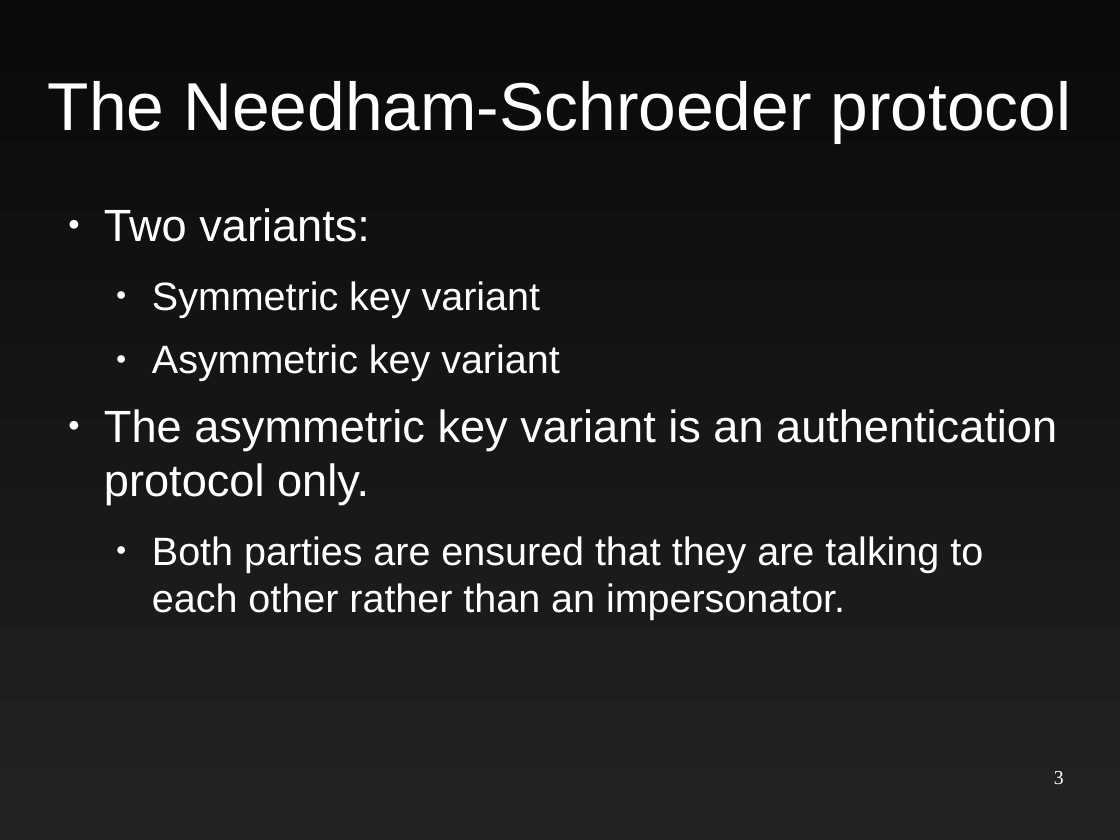
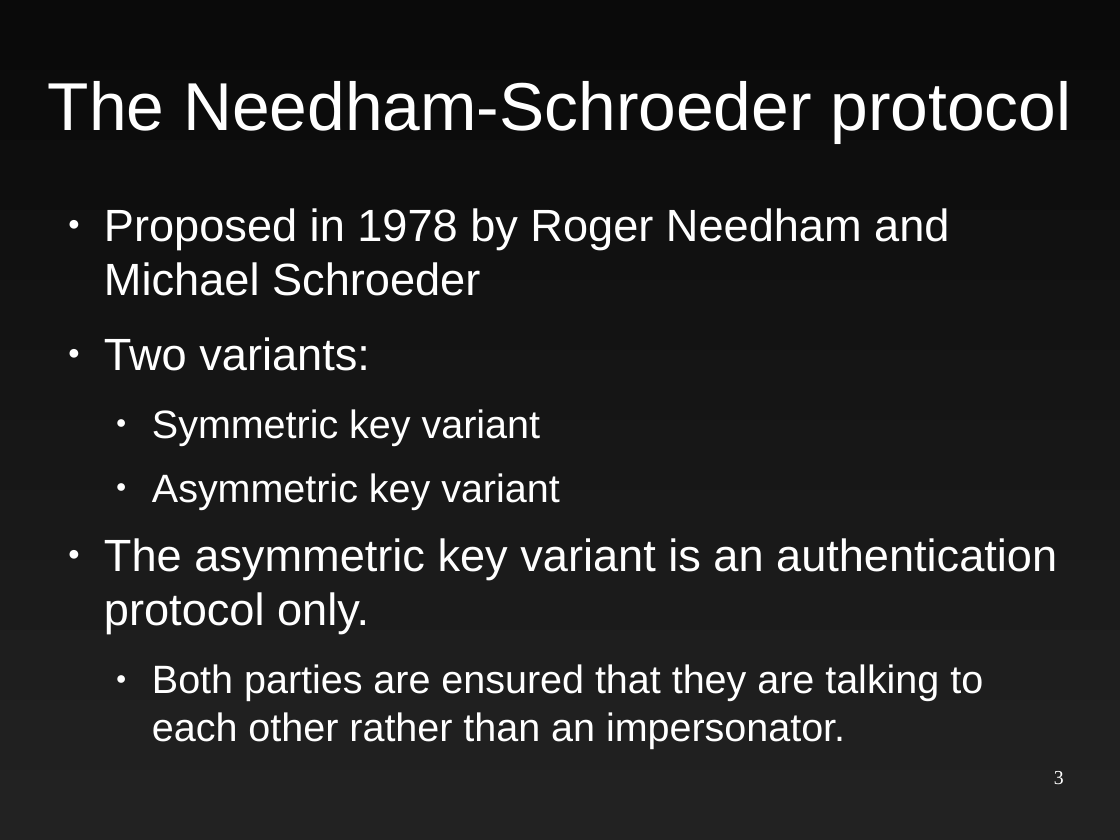
Before and after one commit to EtiennePerot/cs525p, a slide deck: slide 3 of Presentation.odp. Drawn at 1120x840 pixels with LibreOffice and Linux fonts; fonts in the diff are those of the drawing. Boxes give left, top, right and bottom in pixels: in the first picture for what was removed or moved away, otherwise in the second. Text is boxed around its words. In the diff, an @@ line names an element or a change of style, - is before the commit and + after.

```diff
--- a/Presentation.odp
+++ b/Presentation.odp
@@ text at [104, 208, 949, 296]: paragraph added @@
+● Proposed in 1978 by Roger Needham and Michael Schroeder
```
Also in this commit, not shown: 2 other slides changed, 11 slides added, 1 other file.
